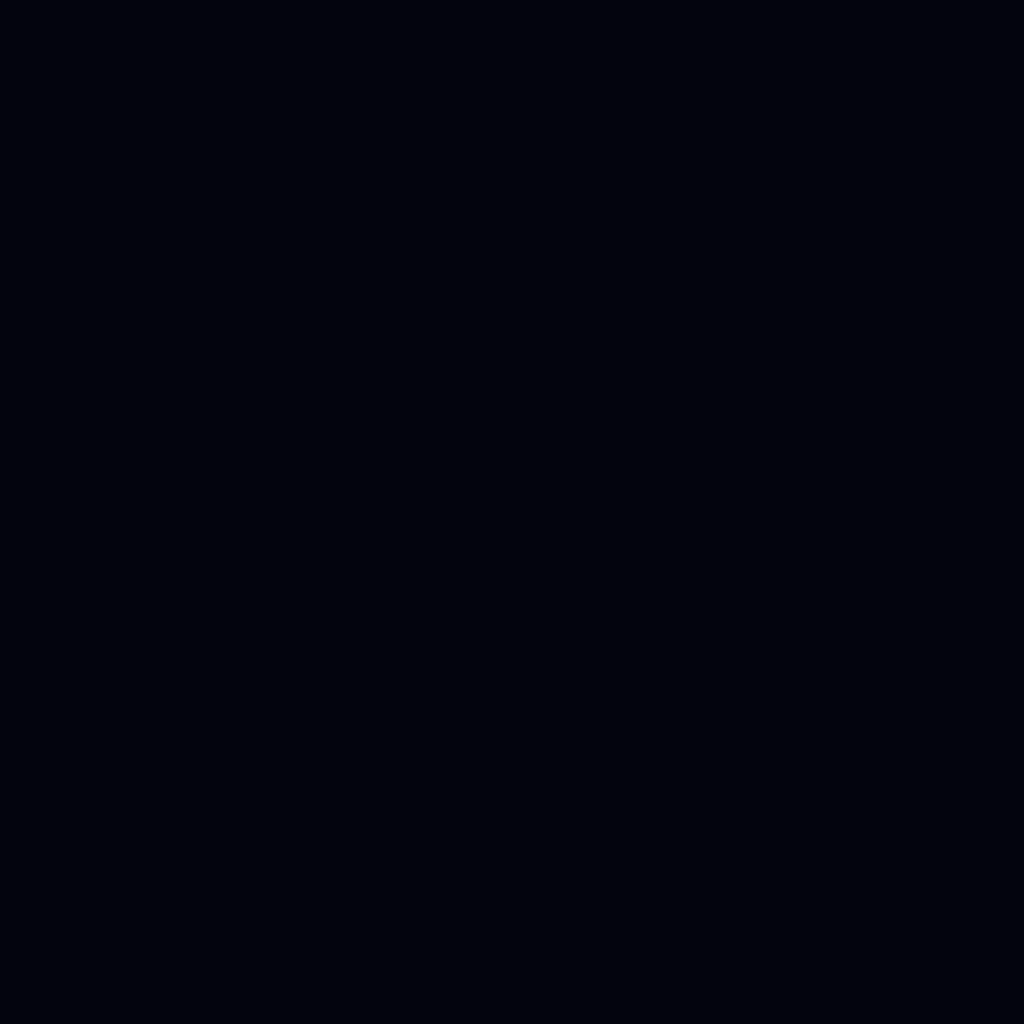
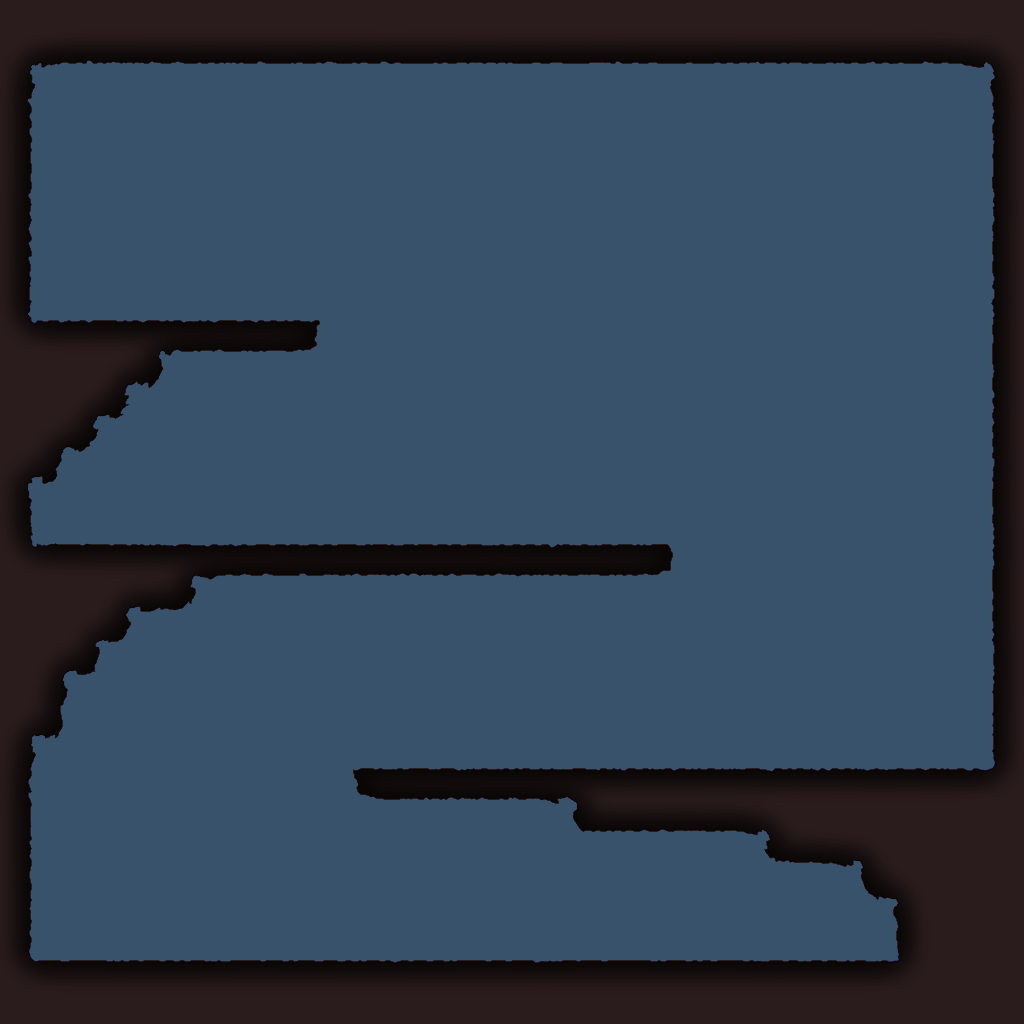
Revision of a layered 1024 × 1024 image; what changed, layer by layer:
showed "Ground/Walls", painted on it over (x1=0, y1=0, x2=1024, y2=1024)
painted on "Background" over (x1=0, y1=0, x2=1024, y2=1024)
